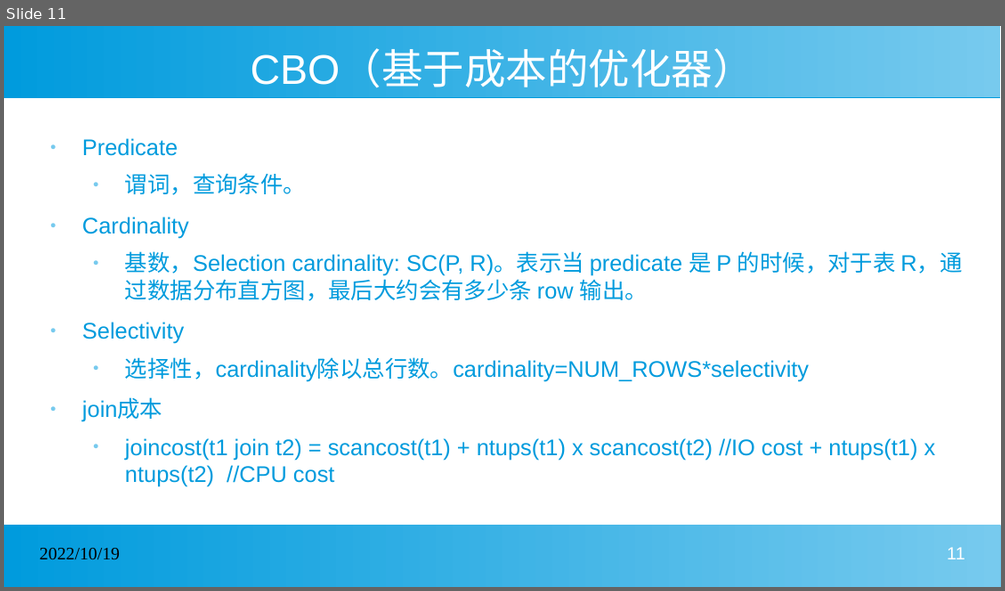
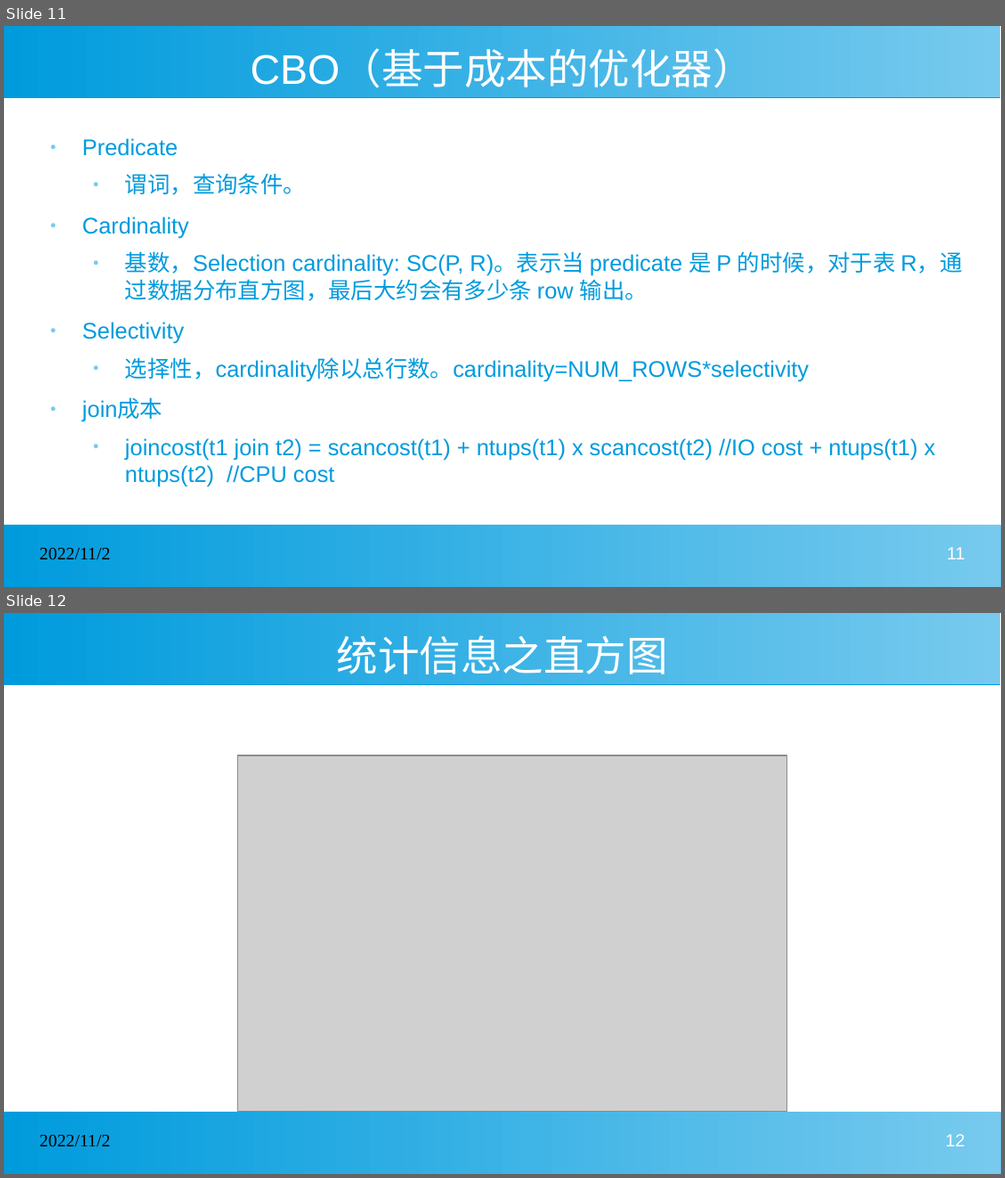
Before and after one commit to ltylty/SimpleDB, a slide deck: doc/从零实现数据库源码分析.pptx. Shown one above the other, each under a label of ours: slide 11 before the commit, slides 11 and 12 after it. The pictures are 1005x591 and 1005x1178 pixels, drawn with LibreOffice and Linux fonts; fonts in the diff are those of the drawing; grey boxes stand for pictures. Boxes give left, top, right and bottom in pixels: in the first picture for what was removed or moved away, otherwise in the second. Text is boxed around its words. In the diff, an @@ line names an element or a change of style, - is before the commit and + after.

```diff
--- a/doc/从零实现数据库源码分析.pptx
+++ b/doc/从零实现数据库源码分析.pptx
@@ slide 12 added at bbox=[4, 613, 1001, 1174], background #FFFFFF; not listed: 2 template elements that a slide beside it also shows @@
@@ title added at bbox=[337, 635, 668, 674], 33 pt, text #FFFFFF @@
+统计信息之直方图
@@ picture added at bbox=[237, 755, 787, 1111] @@
@@ text added at bbox=[40, 1135, 110, 1147], 14 pt, text #000000 @@
+2022/11/2
@@ page number added at bbox=[946, 1134, 965, 1146], 14 pt, text #FFFFFF @@
+12
@@ slide 11 changed as well @@
@@ text at bbox=[40, 548, 110, 560]: text changed @@
-2022/10/19
+2022/11/2
```
Also in this commit, not shown: 13 other slides changed, 1 other slide added, 1 slide removed, 9 other files.
